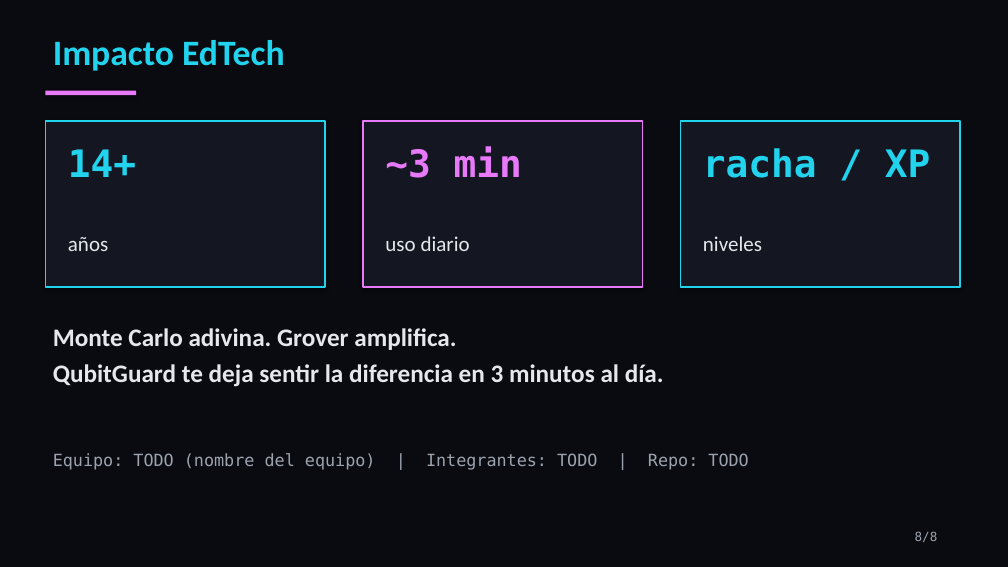
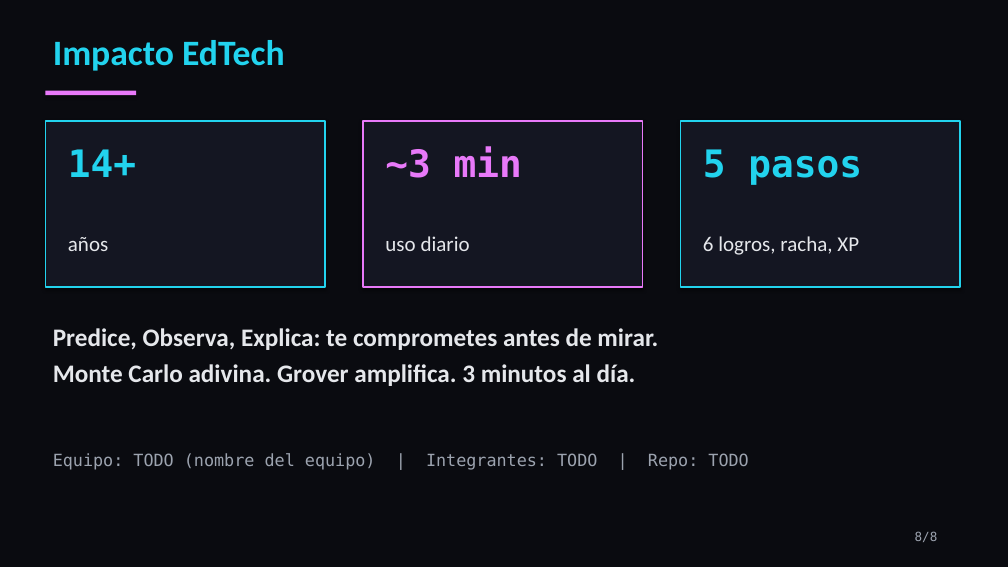
Before and after one commit to LeonardoShande/QubitGuard, a slide deck: slide 8 of pitch/QubitGuard_pitch.pptx. Drawn at 1008x567 pixels with LibreOffice and Linux fonts; fonts in the diff are those of the drawing. Boxes give left, top, right and bottom in pixels: in the first picture for what was removed or moved away, otherwise in the second. Text is boxed around its words. In the diff, an @@ line names an element or a change of style, - is before the commit and + after.

```diff
--- a/pitch/QubitGuard_pitch.pptx
+++ b/pitch/QubitGuard_pitch.pptx
@@ text at <box>703,149,862,185</box>: text changed @@
-racha / XP
+5 pasos
@@ text at <box>703,236,859,255</box>: text changed @@
-niveles
+6 logros, racha, XP
@@ text at <box>53,328,658,386</box>: text changed @@
-Monte Carlo adivina. Grover amplifica.
-QubitGuard te deja sentir la diferencia en 3 minutos al día.
+Predice, Observa, Explica: te comprometes antes de mirar.
+Monte Carlo adivina. Grover amplifica. 3 minutos al día.
```
Also in this commit, not shown: 3 other slides changed, 5 other files.
